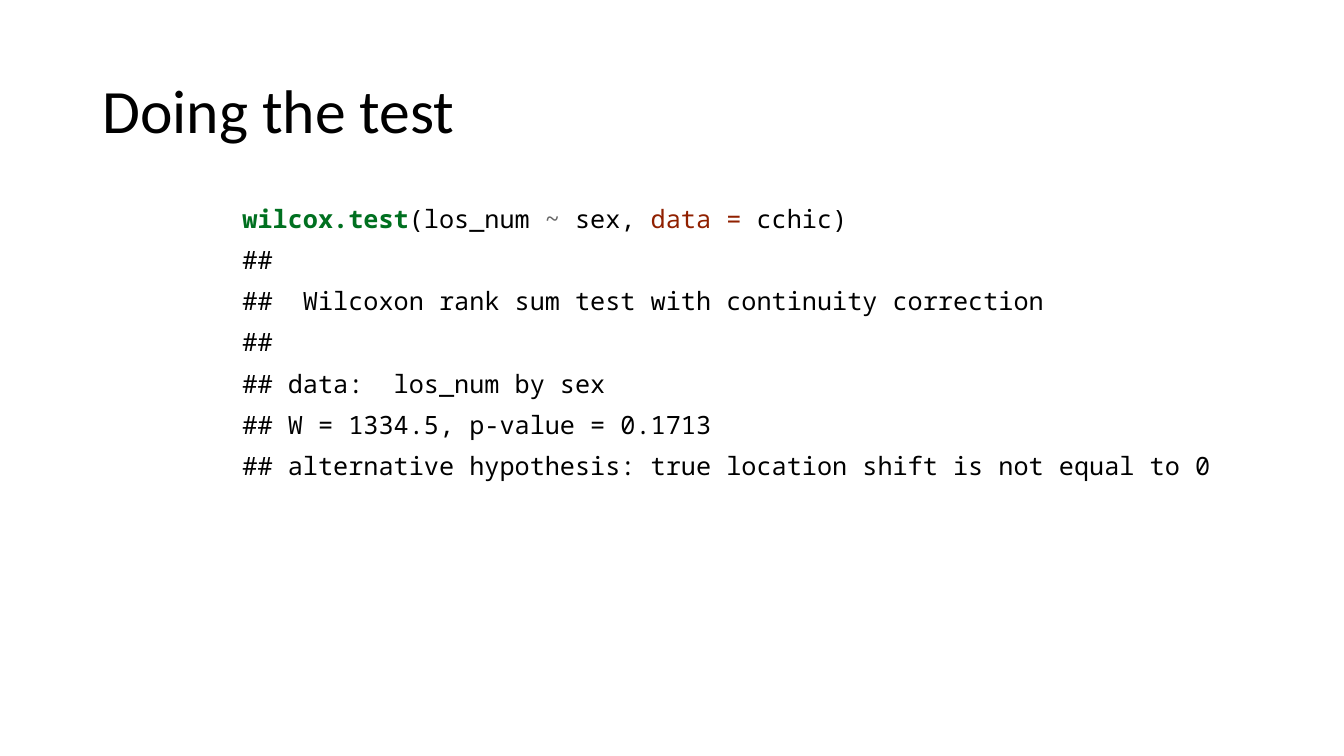
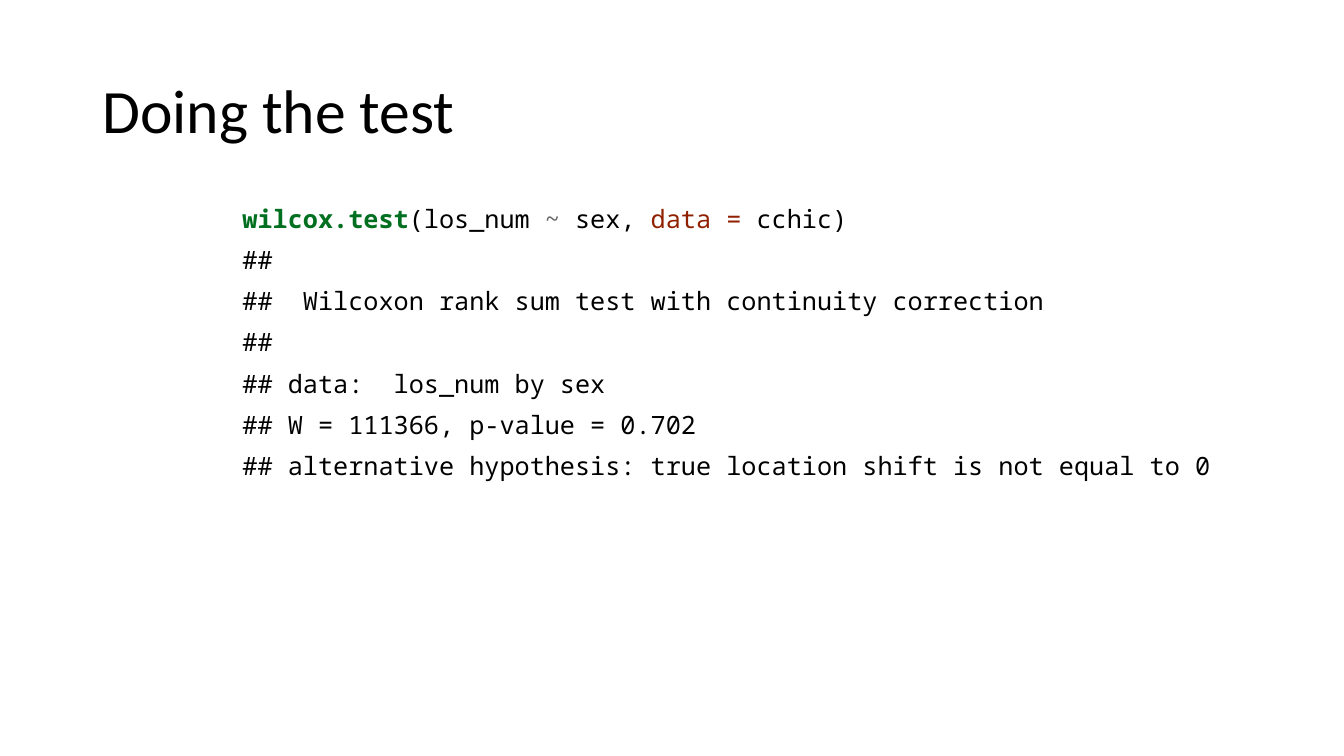
Before and after one commit to uclh-criu/learning-datascience, a slide deck: slide 42 of Workshops/Workshop6.pptx. Drawn at 1344x756 pixels with LibreOffice and Linux fonts; fonts in the diff are those of the drawing. Boxes give left, top, right and bottom in pixels: in the first picture for what was removed or moved away, otherwise in the second. Text is boxed around its words. In the diff, an @@ line names an element or a change of style, - is before the commit and + after.

Commit message:
Minor changes to data source

```diff
--- a/Workshops/Workshop6.pptx
+++ b/Workshops/Workshop6.pptx
@@ text at (288,291,1210,481): text changed @@
-##
-## Wilcoxon rank sum test with continuity correction
-##
-## data: los_num by sex
-## W = 1334.5, p-value = 0.1713
-## alternative hypothesis: true location shift is not equal to 0
+##
+## Wilcoxon rank sum test with continuity correction
+##
+## data: los_num by sex
+## W = 111366, p-value = 0.702
+## alternative hypothesis: true location shift is not equal to 0
```
Also in this commit, not shown: 4 other slides changed, 7 other files.
